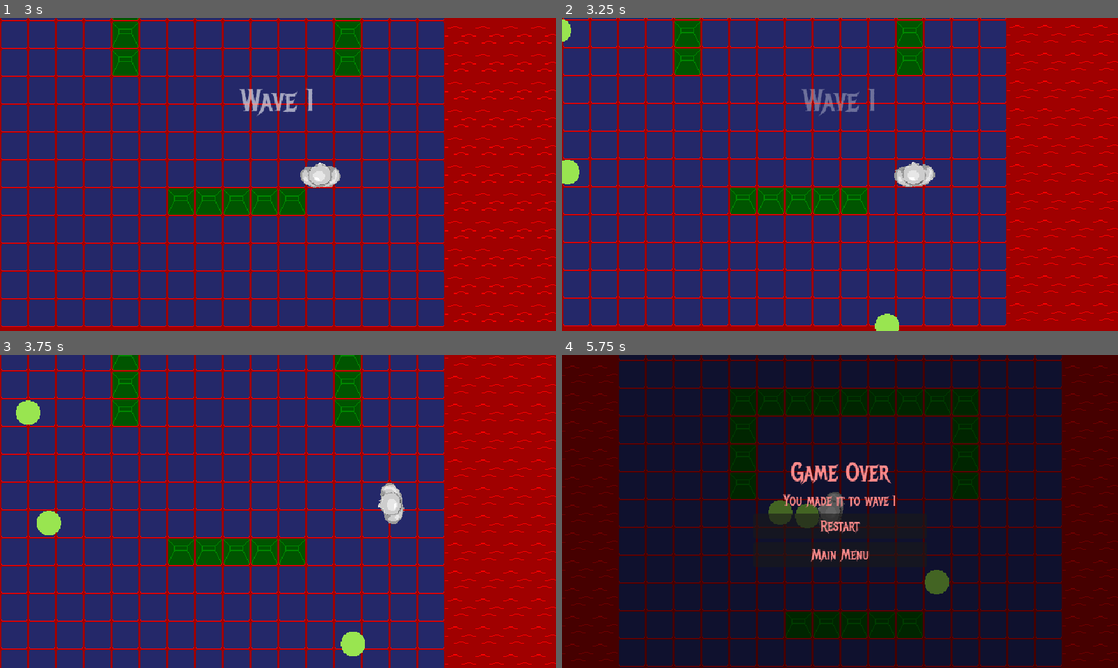
Above: before the commit, frames 1-4 (two rows, left to right).
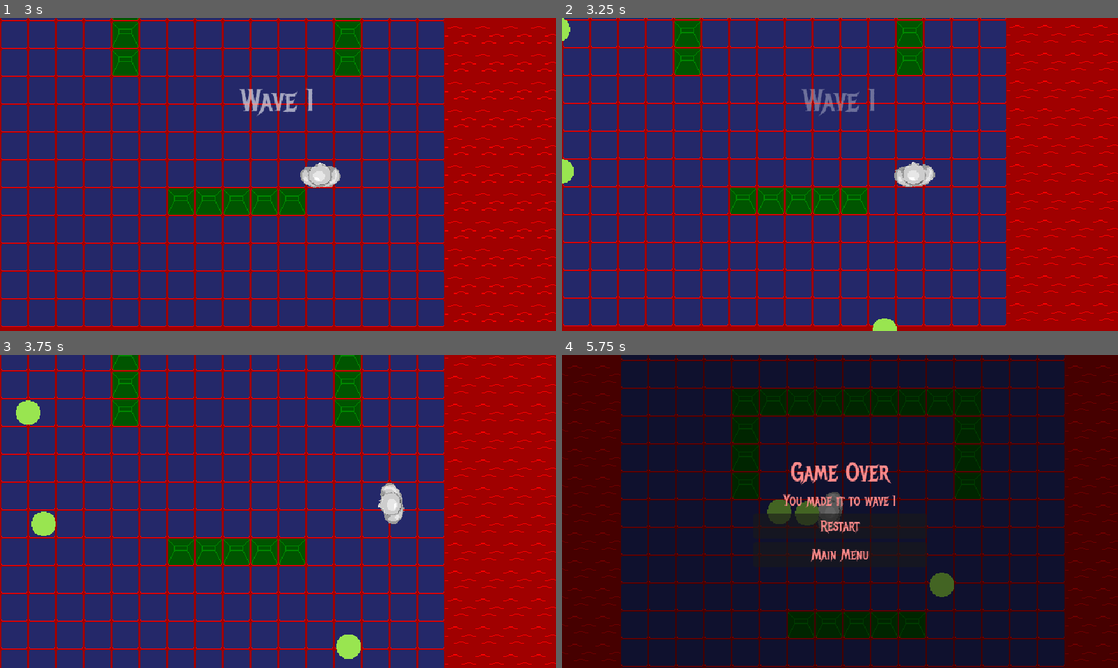
Above: after the commit, the same moments.

Repository: Burger-Bois/LD54-Godot-Team
Game: Godot game, scene res://scenes/main.tscn
The game is run twice, just before and just after one commit, with the same random seed, the same clock (stepped at 60 frames per second) and the same inputs. Sound files missing from this copy of the repository are replaced by a short silence.
Inputs (mouse positions are in pixels of both pictures, inside the frame that each line leads up to):
- Up to frame 1 (3 s): click "Start" at 0.5 s; tap Enter at 1.25 s; move the mouse to (400, 158) at 1.27 s; hold D (right) 1.28-2.03 s; hold Right mouse button (aim) 1.28-2.03 s; move the mouse to (166, 190) at 2.02 s; hold S (down) 2.03-2.78 s; click (166, 190) at 2.1 s; move the mouse to (333, 105) at 2.77 s; hold D (right) from 2.78 s (still down); tap E (interact) at 2.85 s
- Up to frame 2 (3.25 s): keep holding D (right)
- Up to frame 3 (3.75 s): move the mouse to (250, 574) at 3.52 s; release D (right) at 3.53 s; hold W (up) from 3.53 s (still down); right-click (250, 574) at 3.6 s
- Up to frame 4 (5.75 s): move the mouse to (1006, 558) at 4.27 s; release W (up) at 4.28 s; press the mouse at (1006, 558) at 4.28 s; hold A (left) from 4.28 s (still down); move the mouse to (673, 464) at 5.02 s; release the mouse at (673, 464) at 5.03 s; tap E (interact) at 5.1 s

Frame 1 is identical in both runs. In frame 2, 0.2% of the frame differs, in the area x 0-61%, y 0-100%; in frame 3, 0.3%; in frame 4, 11%, in the area x 0-100%, y 0-100%.

Commit message:
minor enemy spawning tweaks

Diff:
--- a/scenes/enemy.tscn
+++ b/scenes/enemy.tscn
@@ -19,7 +19,7 @@
 motion_mode = 1
 wall_min_slide_angle = 0.0
 script = ExtResource("1_pfhrn")
-speed = 200
+speed = 100
 
 [node name="Sprite2D" type="Sprite2D" parent="."]
 texture = ExtResource("2_cbp7d")
@@ -30,6 +30,7 @@
 avoidance_enabled = true
 neighbor_distance = 20.0
 time_horizon_obstacles = 1.0
+max_speed = 500.0
 avoidance_layers = 3
 avoidance_mask = 3
 
@@ -48,11 +49,9 @@
 [node name="DeathSound" type="AudioStreamPlayer" parent="."]
 process_mode = 1
 stream = ExtResource("3_rgo32")
-bus = &"SFX"
 
 [node name="HitSound" type="AudioStreamPlayer" parent="."]
 process_mode = 1
 stream = ExtResource("4_mc2ja")
-bus = &"SFX"
 
 [connection signal="area_entered" from="Hitbox" to="." method="hit_by"]
--- a/scripts/level.gd
+++ b/scripts/level.gd
@@ -57,6 +57,8 @@
 		enemy.add_to_group(ENEMIES_GROUP)
 		enemy.killed.connect(enemy_killed)
 		enemy.target = player
+		enemy.speed += (wave * 3)
+		enemy.health = randi_range(1, (wave / 3))
 		add_child(enemy)
 
 	wave_spawning.emit()
